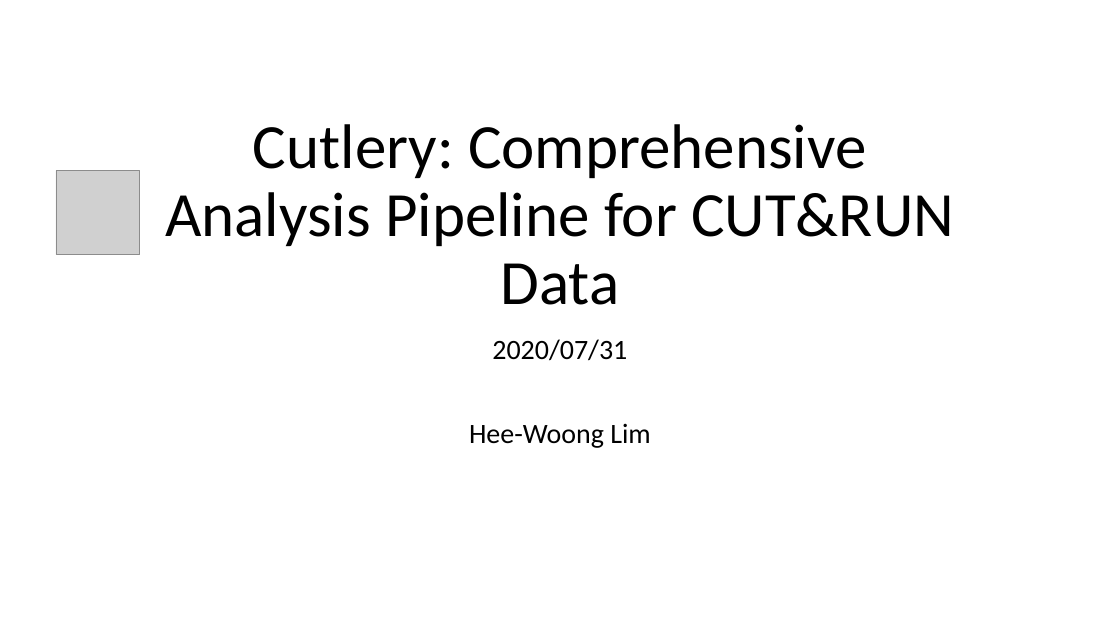
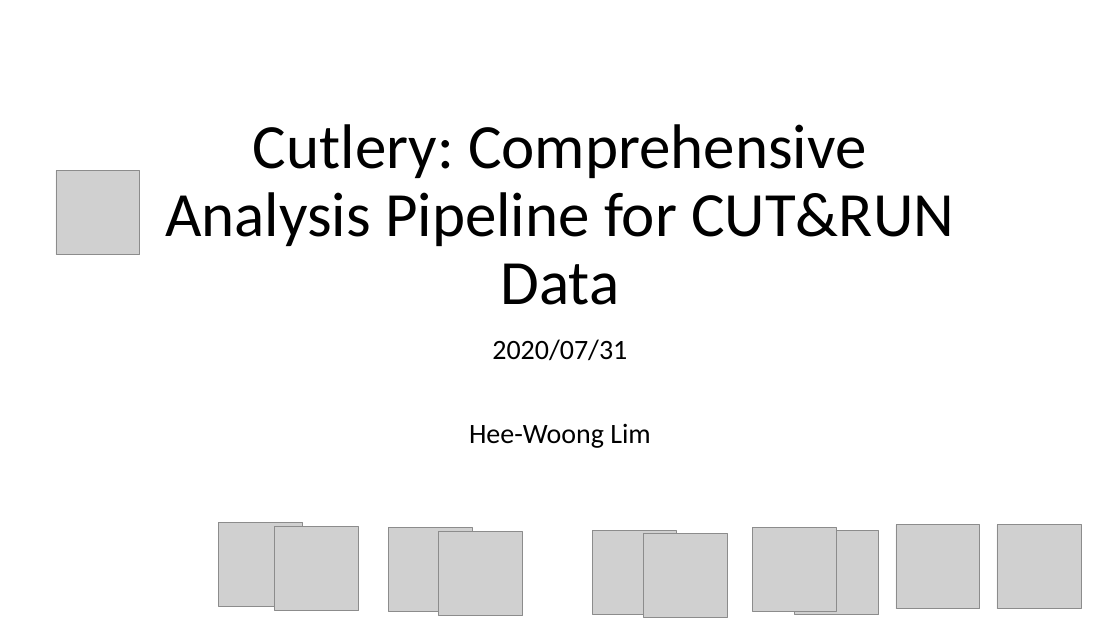
Before and after one commit to hwlim/Cutlery, a slide deck: slide 1 of Plan/schema.pptx. Drawn at 1120x630 pixels with LibreOffice and Linux fonts; fonts in the diff are those of the drawing; grey boxes stand for pictures. Boxes give left, top, right and bottom in pixels: in the first picture for what was removed or moved away, otherwise in the second. Text is boxed around its words. In the diff, an @@ line names an element or a change of style, - is before the commit and + after.

```diff
--- a/Plan/schema.pptx
+++ b/Plan/schema.pptx
@@ picture added at (218, 523, 302, 607) @@
@@ picture added at (275, 527, 359, 611) @@
@@ picture added at (388, 528, 472, 612) @@
@@ picture added at (439, 532, 523, 616) @@
@@ picture added at (593, 531, 677, 615) @@
@@ picture added at (644, 534, 728, 618) @@
@@ picture added at (753, 528, 837, 612) @@
@@ picture added at (795, 531, 879, 615) @@
@@ picture added at (897, 525, 981, 609) @@
@@ picture added at (997, 525, 1081, 609) @@
```
Also in this commit, not shown: 4 other files.
